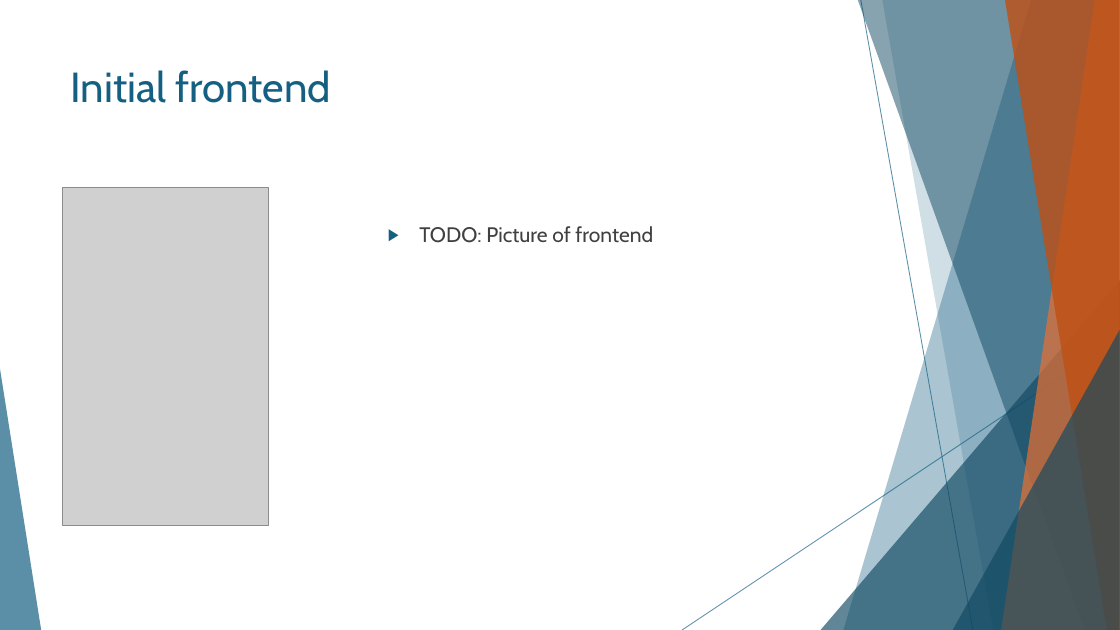
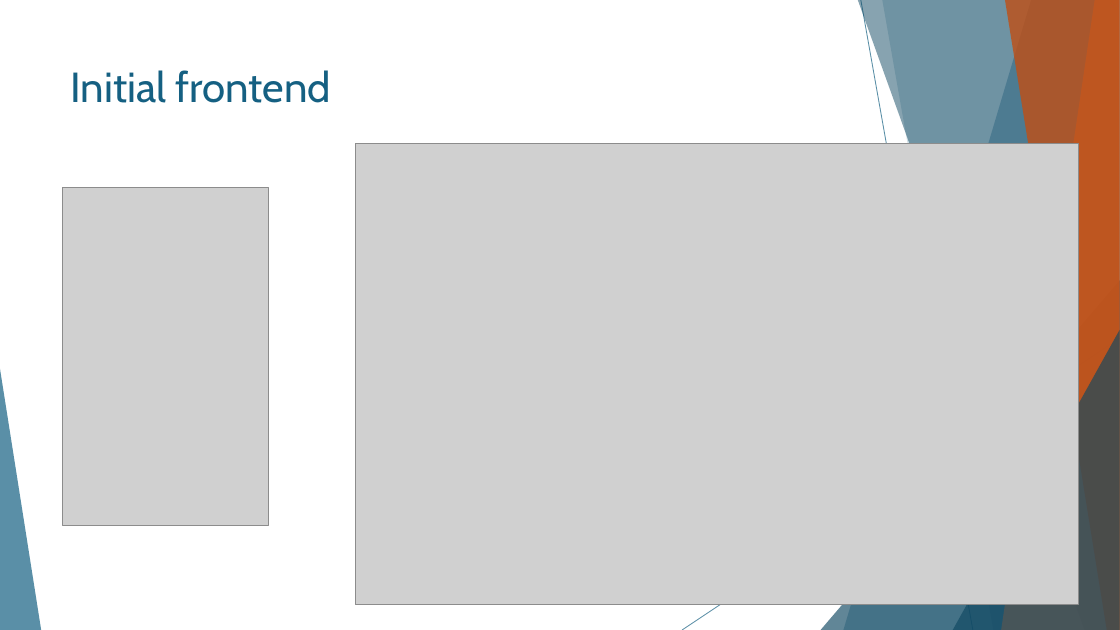
Before and after one commit to julcsi333/appointment-app, a slide deck: slide 5 of docs/Online időpontfoglaló fullstack webalkalmazás fejlesztése.pptx. Drawn at 1120x630 pixels with LibreOffice and Linux fonts; fonts in the diff are those of the drawing; grey boxes stand for pictures. Boxes give left, top, right and bottom in pixels: in the first picture for what was removed or moved away, otherwise in the second. Text is boxed around its words. In the diff, an @@ line names an element or a change of style, - is before the commit and + after.

```diff
--- a/docs/Online időpontfoglaló fullstack webalkalmazás fejlesztése.pptx
+++ b/docs/Online időpontfoglaló fullstack webalkalmazás fejlesztése.pptx
@@ picture added at (355,144,1079,605) @@
@@ text removed at (419,226,653,243) @@
-▶ TODO: Picture of frontend
```
Also in this commit, not shown: 3 other slides changed, 2 slides added, 2 slides removed, 2 other files.
